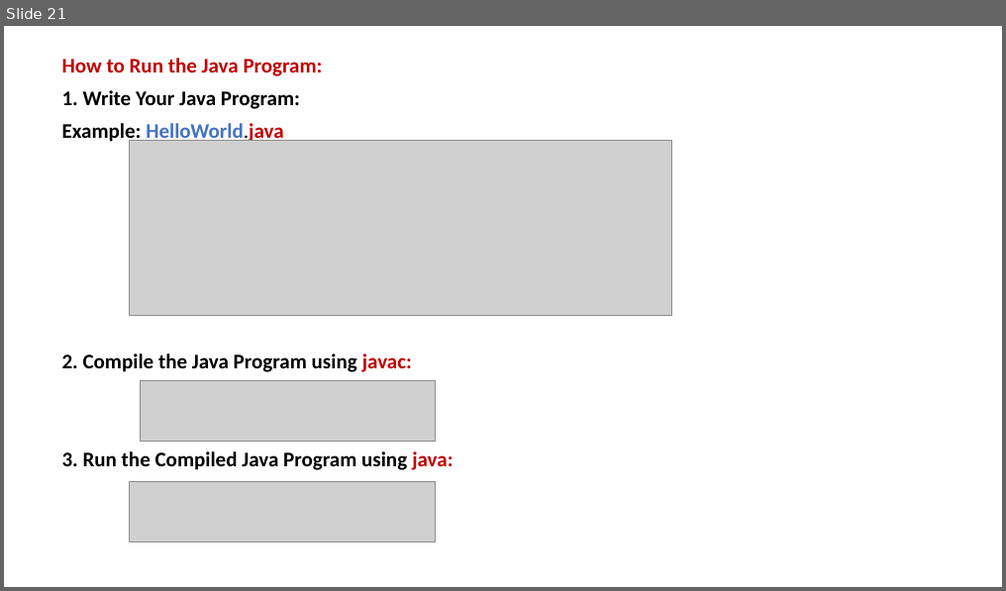
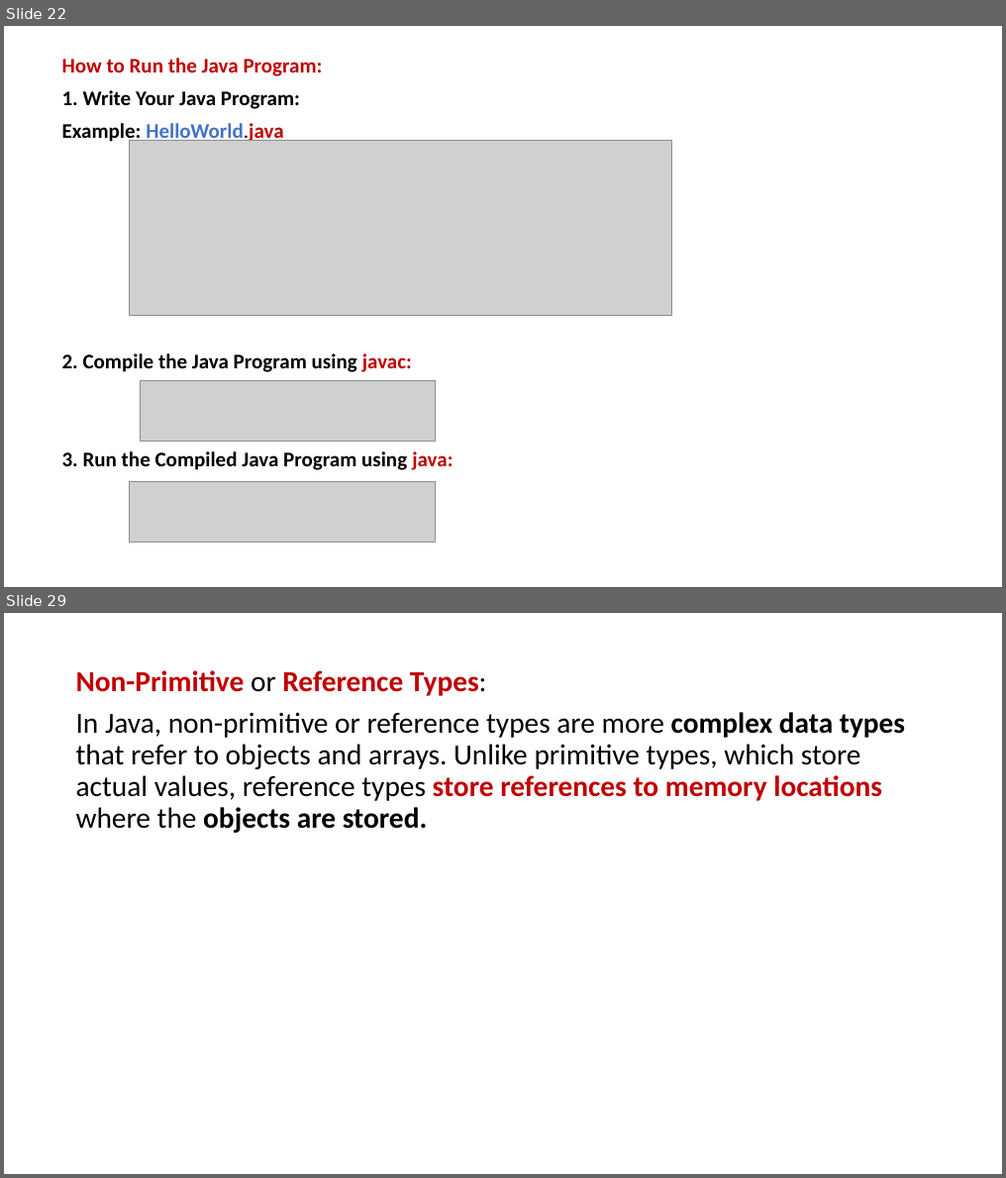
Before and after one commit to PRAMOD-VISHNU-NAIK/MCA-2nd-Sem-Shridevi-College, a slide deck: Theory Class-Notes/Java MCA-2.pptx. Shown one above the other, each under a label of ours: slide 21 before the commit, slides 22 and 29 after it; the slides between them are not shown. The pictures are 1006x591 and 1006x1178 pixels, drawn with LibreOffice and Linux fonts; fonts in the diff are those of the drawing; grey boxes stand for pictures. Boxes give left, top, right and bottom in pixels: in the first picture for what was removed or moved away, otherwise in the second. Text is boxed around its words. In the diff, an @@ line names an element or a change of style, - is before the commit and + after.

```diff
--- a/Theory Class-Notes/Java MCA-2.pptx
+++ b/Theory Class-Notes/Java MCA-2.pptx
@@ slide 29 added at (4,613,1002,1174), background #FFFFFF @@
@@ text added at (76,670,905,833), 28 pt, text #000000 @@
+Non-Primitive or Reference Types:
+In Java, non-primitive or reference types are more complex data types that refer to objects and arrays. Unlike primitive types, which store actual values, reference types store references to memory locations where the objects are stored.
@@ what was slide 21 is now slide 22 @@
```
Also in this commit, not shown: 3 slides changed, 17 other slides added, 2 other files.
